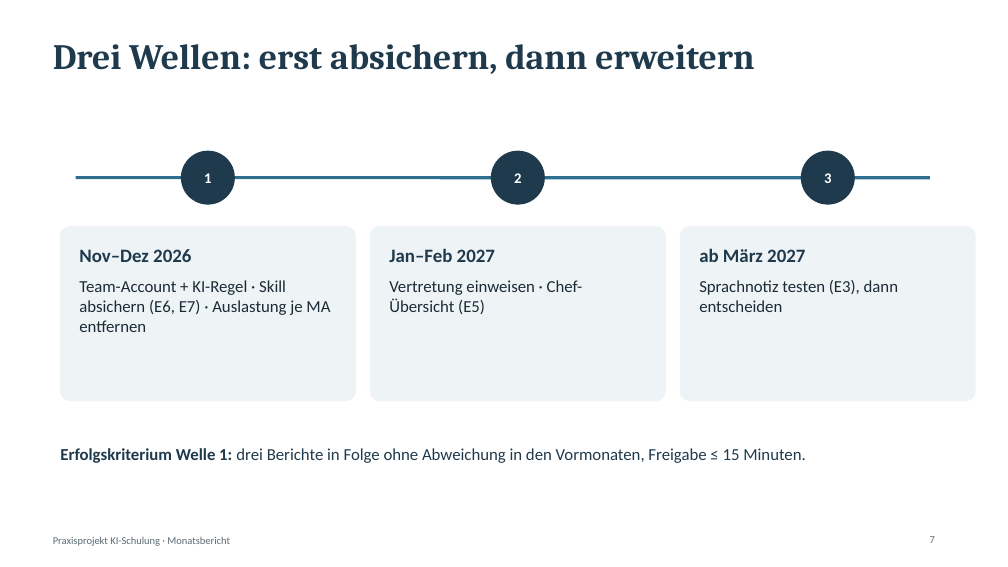
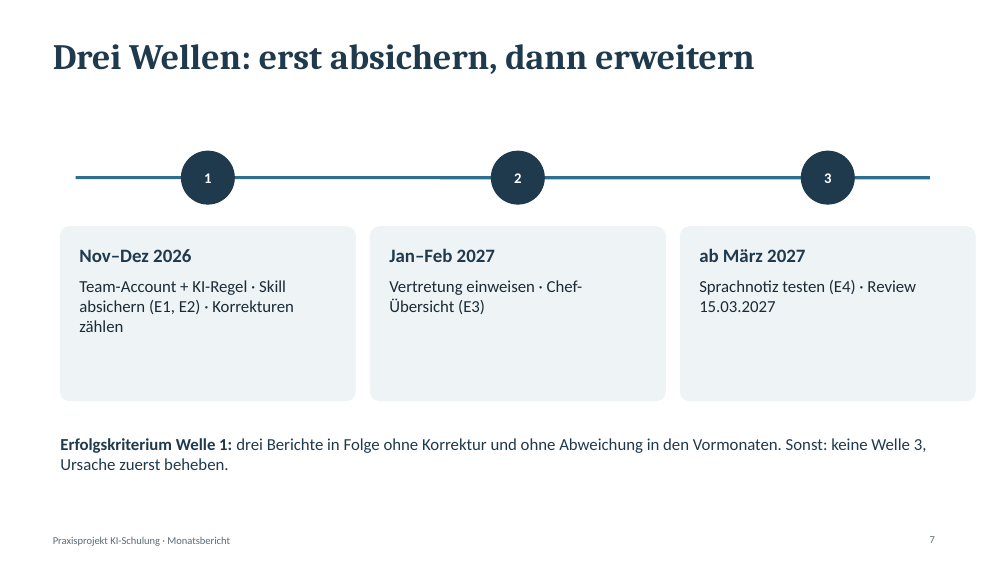
Before and after one commit to jenny9876781/Ablage-, a slide deck: slide 7 of ki-wiki/abgabe/Praxisprojekt_Kurzpraesentation.pptx. Drawn at 1008x567 pixels with LibreOffice and Linux fonts; fonts in the diff are those of the drawing. Boxes give left, top, right and bottom in pixels: in the first picture for what was removed or moved away, otherwise in the second. Text is boxed around its words. In the diff, an @@ line names an element or a change of style, - is before the commit and + after.

```diff
--- a/ki-wiki/abgabe/Praxisprojekt_Kurzpraesentation.pptx
+++ b/ki-wiki/abgabe/Praxisprojekt_Kurzpraesentation.pptx
@@ text at (79,280,294,332): text changed @@
-Team-Account + KI-Regel · Skill absichern (E6, E7) · Auslastung je MA entfernen
+Team-Account + KI-Regel · Skill absichern (E1, E2) · Korrekturen zählen
@@ text at (389,280,583,314): text changed @@
-Vertretung einweisen · Chef-Übersicht (E5)
+Vertretung einweisen · Chef-Übersicht (E3)
@@ text at (699,280,916,312): text changed @@
-Sprachnotiz testen (E3), dann entscheiden
+Sprachnotiz testen (E4) · Review 15.03.2027
@@ text at (60,438,927,470): text changed @@
-Erfolgskriterium Welle 1: drei Berichte in Folge ohne Abweichung in den Vormonaten, Freigabe ≤ 15 Minuten.
+Erfolgskriterium Welle 1: drei Berichte in Folge ohne Korrektur und ohne Abweichung in den Vormonaten. Sonst: keine Welle 3, Ursache zuerst beheben.
```
Also in this commit, not shown: 4 other slides changed, 14 other files.
